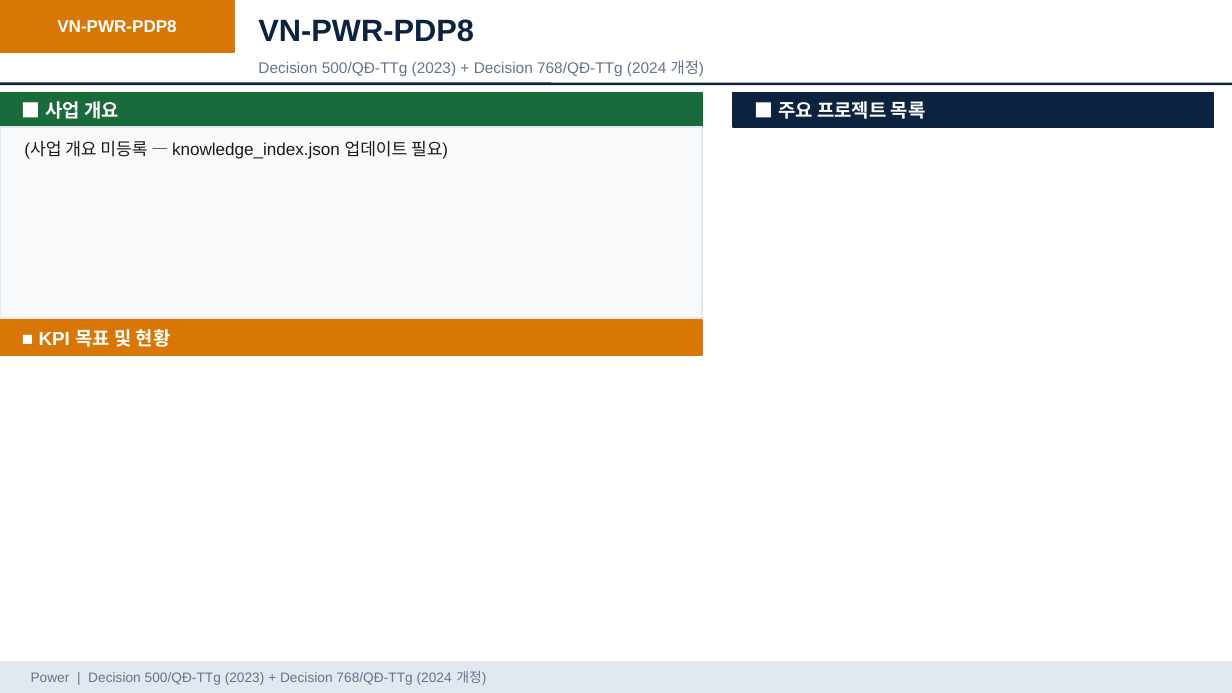
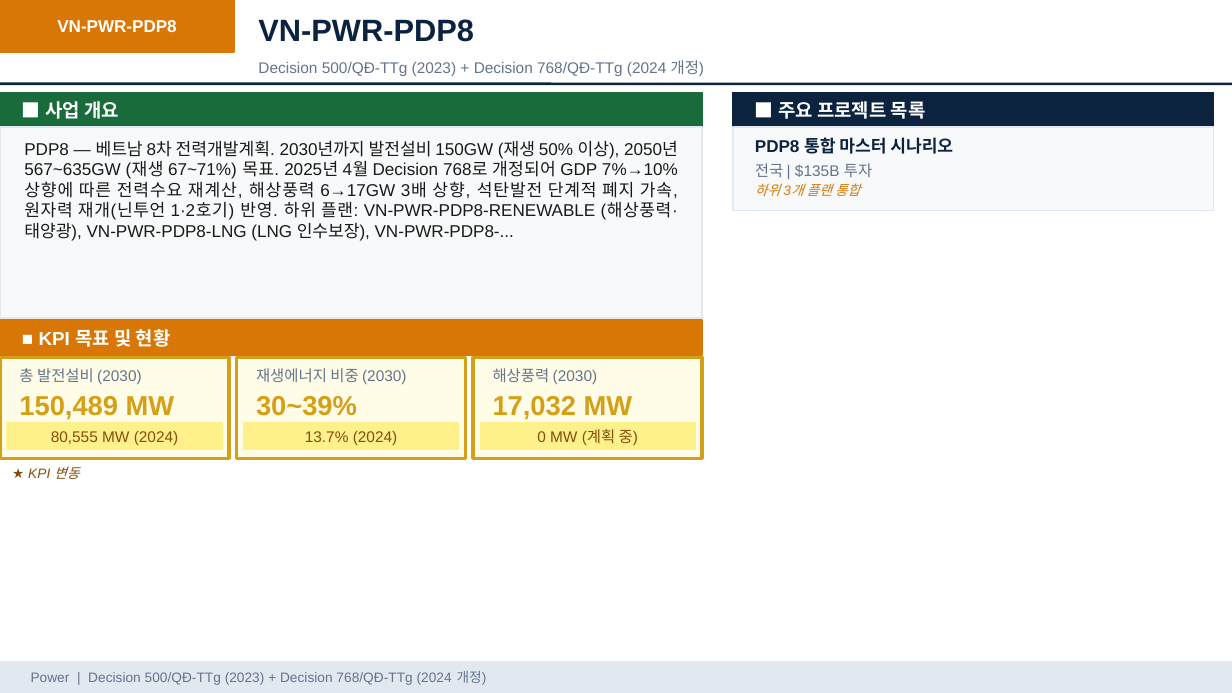
Before and after one commit to hms4792/vietnam-infra-news, a slide deck: slide 15 of docs/reports/VN_Infra_MI_Weekly_Report_20260524.pptx (slide 9 before the commit). Drawn at 1232x693 pixels with LibreOffice and Linux fonts; fonts in the diff are those of the drawing. Boxes give left, top, right and bottom in pixels: in the first picture for what was removed or moved away, otherwise in the second. Text is boxed around its words. In the diff, an @@ line names an element or a change of style, - is before the commit and + after.

```diff
--- a/docs/reports/VN_Infra_MI_Weekly_Report_20260524.pptx
+++ b/docs/reports/VN_Infra_MI_Weekly_Report_20260524.pptx
@@ text at (24, 140, 678, 241): text changed @@
-(사업 개요 미등록 — knowledge_index.json 업데이트 필요)
+PDP8 — 베트남 8차 전력개발계획. 2030년까지 발전설비 150GW (재생 50% 이상), 2050년 567~635GW (재생 67~71%) 목표. 2025년 4월 Decision 768로 개정되어 GDP 7%→10% 상향에 따른 전력수요 재계산, 해상풍력 6→17GW 3배 상향, 석탄발전 단계적 폐지 가속, 원자력 재개(닌투언 1·2호기) 반영. 하위 플랜: VN-PWR-PDP8-RENEWABLE (해상풍력·태양광), VN-PWR-PDP8-LNG (LNG 인수보장), VN-PWR-PDP8-...
@@ rectangle added at (733, 127, 1214, 211), fill #F8F9FA, outline #E2E8F0 1 pt @@
@@ text added at (755, 137, 953, 154), 10 pt, text #0C2340, bold @@
+PDP8 통합 마스터 시나리오
@@ text added at (755, 163, 872, 177), 9 pt, text #64748B @@
+전국 | $135B 투자
@@ text added at (755, 183, 860, 196), 8 pt, text #D97706, italic @@
+하위 3개 플랜 통합
@@ rectangle added at (0, 357, 229, 458), fill #FFFDE7, outline #D4A017 2 pt @@
@@ rectangle added at (237, 357, 466, 458), fill #FFFDE7, outline #D4A017 2 pt @@
@@ rectangle added at (473, 357, 702, 458), fill #FFFDE7, outline #D4A017 2 pt @@
@@ text added at (19, 368, 142, 384), 9 pt, text #64748B @@
+총 발전설비 (2030)
@@ text added at (256, 368, 407, 384), 9 pt, text #64748B @@
+재생에너지 비중 (2030)
@@ text added at (493, 368, 598, 384), 9 pt, text #64748B @@
+해상풍력 (2030)
@@ text added at (19, 396, 175, 420), 16 pt, text #D4A017, bold @@
+150,489 MW
@@ text added at (256, 396, 357, 416), 16 pt, text #D4A017, bold @@
+30~39%
@@ text added at (493, 396, 633, 420), 16 pt, text #D4A017, bold @@
+17,032 MW
@@ rectangle added at (7, 423, 222, 450), fill #FEF08A, outline #FEF08A 1 pt @@
@@ text added at (51, 431, 179, 445), 9 pt, text #854D0E @@
+80,555 MW (2024)
@@ rectangle added at (244, 423, 458, 450), fill #FEF08A, outline #FEF08A 1 pt @@
@@ text added at (305, 431, 398, 445), 9 pt, text #854D0E @@
+13.7% (2024)
@@ rectangle added at (480, 423, 695, 450), fill #FEF08A, outline #FEF08A 1 pt @@
@@ text added at (537, 429, 638, 445), 9 pt, text #854D0E @@
+0 MW (계획 중)
@@ text added at (28, 466, 79, 479), 8 pt, text #854D0E, italic @@
+★ KPI 변동
```
Also in this commit, not shown: 4 other slides changed, 23 slides added, 17 slides removed, 9 other files.
